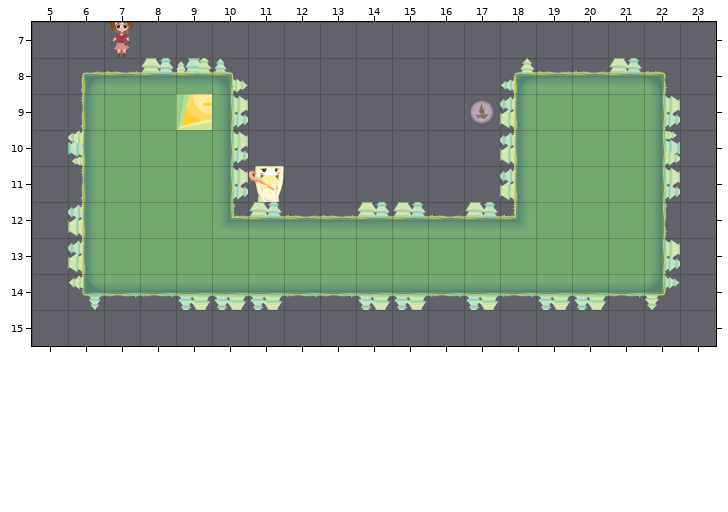
One commit to this Tiled map: LibGDX/core/assets/Levels/level3.tmx. This is how it looked before the edit.
Cells are 128x128 px. Shown: x 5..23, y 7..15.
The result:
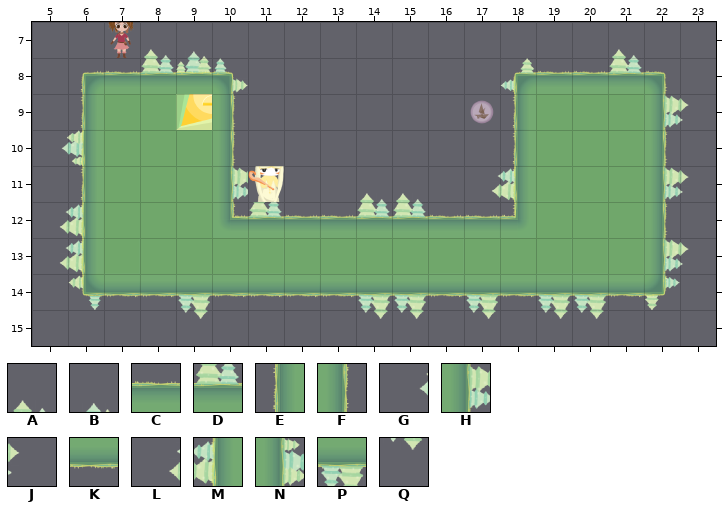
Key: from "newTile": A 5, B 6, C 10, D 14, E 18, F 20, G 21, H 25, J 26, K 28, L 30, M 31, N 34, P 42, Q 51.
_ is an empty cell.
The edit:
Layer "Ground":
There is now tile A in row 7 at x 8 and 21; in row 11 at x 14 to 15.
There is now tile B in row 7 at x 9.
The edit turns tile D into tile C in row 12 at x 17.
The edit turns tile M into tile E in rows 9 to 10 at x 18.
The edit turns tile H into tile F in rows 9 to 10 at x 10.
The edit turns tile N into tile F in row 10 at x 22.
There is now tile G in row 10 at x 5.
There is now tile J in row 9 at x 23; in row 11 at x 23; in row 13 at x 23.
The edit turns tile P into tile K in row 14 at x 10 to 11.
There is now tile L in row 11 at x 17; in rows 12 to 13 at x 5.
There is now tile Q in row 15 at x 9, 14 to 15, 17 and 19 to 20.
